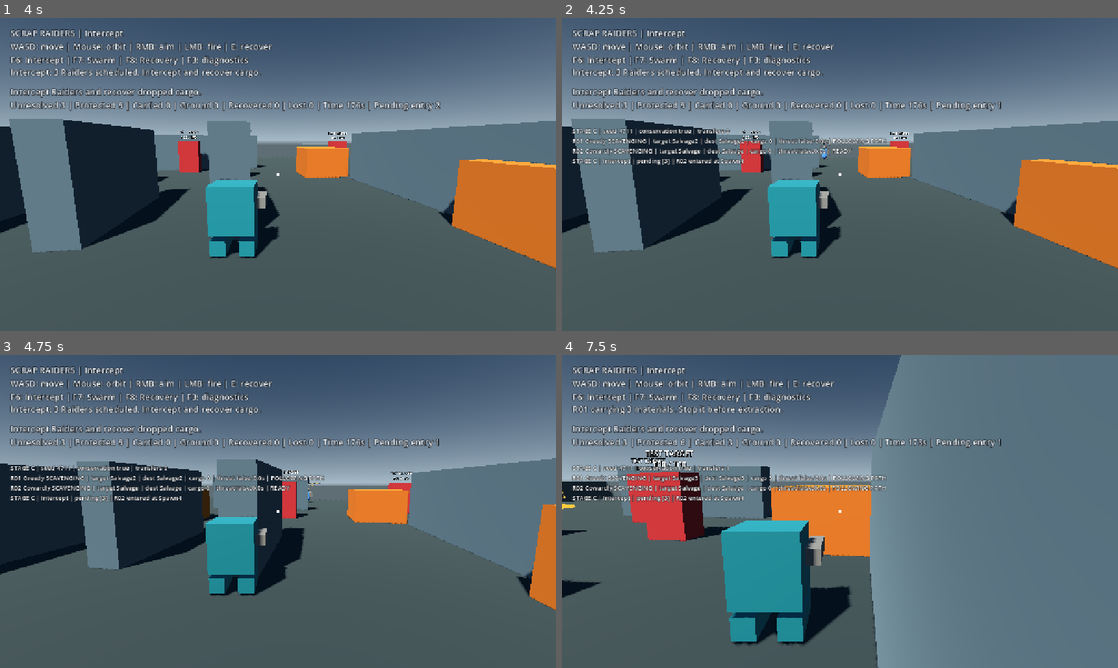
Above: before the commit, frames 1-4 (two rows, left to right).
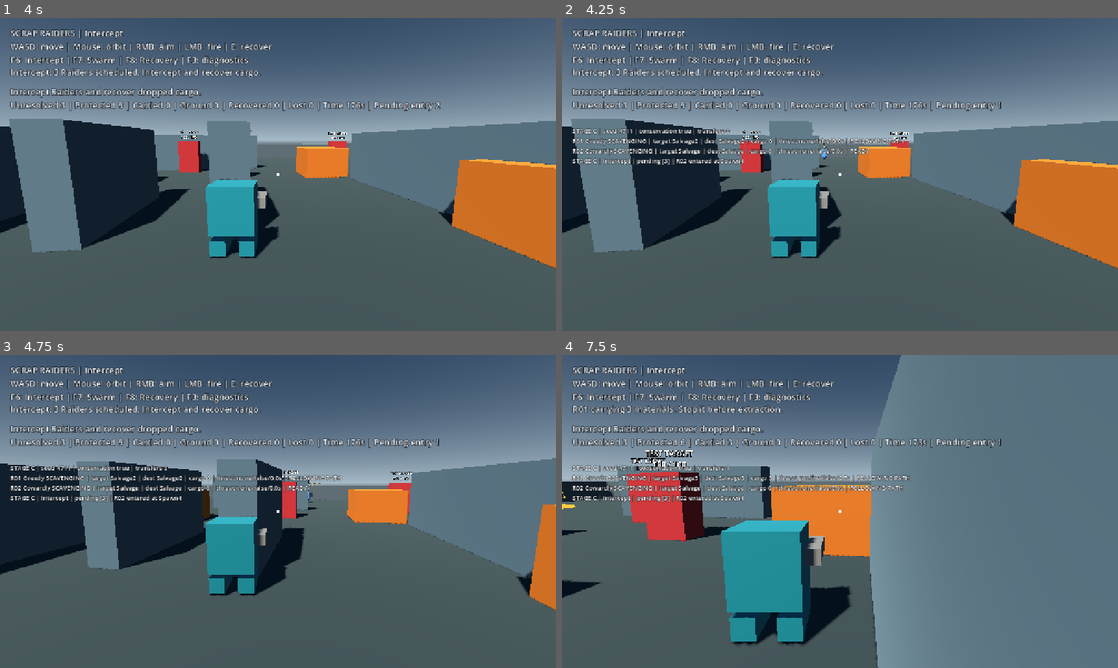
Above: after the commit, the same moments.

Repository: BadRobotXIII/scrap-raiders
Game: Godot game, scene res://scenes/levels/mission_arena.tscn
Two runs of this game, one before a commit and one after it. Both use one fixed random seed, a clock stepped at 60 frames per second and the inputs below.
Inputs (mouse positions are in pixels of both pictures, inside the frame that each line leads up to):
- Up to frame 1 (4 s): tap Enter at 0.5 s; move the mouse to (305, 174) at 0.52 s; press the mouse at (305, 174) at 0.53 s; hold W (move_forward) from 0.53 s (still down); tap E (recover) at 0.8, 1.35, 2.3, 3.6 s; move the mouse to (250, 174) at 1.27 s; release the mouse at (250, 174) at 1.28 s; click (250, 174) at 1.55 s; move the mouse to (289, 168) at 2.02 s; hold Right mouse button (aim) 2.03-2.78 s; tap R (restart) at 2.75, 3.5 s; move the mouse to (272, 180) at 2.77 s; click (272, 180) at 2.85 s; move the mouse to (316, 177) at 3.52 s
- Up to frame 2 (4.25 s): keep holding W (move_forward); tap F3 (debug_hud) at 4.15 s
- Up to frame 3 (4.75 s): keep holding W (move_forward); move the mouse to (233, 508) at 4.27 s; click (233, 508) at 4.35 s
- Up to frame 4 (7.5 s): tap R (restart) at 4.9, 5 s; move the mouse to (845, 511) at 5.02 s; tap E (recover) at 5.1, 6.8, 7.35 s; move the mouse to (817, 505) at 5.77 s; release W (move_forward) at 5.78 s; hold D (move_right) 5.78-6.53 s; right-click (817, 505) at 5.85 s; click (817, 505) at 6.05 s; move the mouse to (867, 511) at 6.52 s; press the mouse at (867, 511) at 6.53 s; hold W (move_forward) from 6.53 s (still down); move the mouse to (812, 511) at 7.27 s; release the mouse at (812, 511) at 7.28 s

Frame 1 is identical in both runs. In frame 2, 0.3% of the frame differs, in the area x 42-62%, y 38-44%; in frame 3, 0.4%; in frame 4, 0.5%, in the area x 42-63%, y 38-44%.

Commit message:
Implement Stage D gunfire awareness and Raider feedback

Diff:
--- a/resources/enemies/aggressive.tres
+++ b/resources/enemies/aggressive.tres
@@ -9,3 +9,4 @@
 cargo_target = 3
 route_risk_weight = 0.5
 investigates = true
+hearing_radius = 16.0
--- a/resources/enemies/cowardly.tres
+++ b/resources/enemies/cowardly.tres
@@ -8,3 +8,5 @@
 flee_distance = 12.0
 cargo_target = 3
 route_risk_weight = 6.0
+hearing_radius = 18.0
+flees_from_gunfire = true
--- a/scenes/raiders/raider.tscn
+++ b/scenes/raiders/raider.tscn
@@ -1,9 +1,10 @@
-[gd_scene load_steps=10 format=3]
+[gd_scene load_steps=11 format=3]
 
 [ext_resource type="Script" path="res://scripts/ai/raider.gd" id="1"]
 [ext_resource type="Script" path="res://scripts/components/health.gd" id="2"]
 [ext_resource type="Script" path="res://scripts/components/hit_reaction.gd" id="4"]
 [ext_resource type="Script" path="res://scripts/components/death_tumble.gd" id="5"]
+[ext_resource type="Script" path="res://scripts/presentation/raider_feedback.gd" id="6"]
 
 [sub_resource type="CapsuleShape3D" id="Shape"]
 radius = 0.35
@@ -73,3 +74,13 @@
 billboard = 1
 font_size = 40
 pixel_size = 0.005
+
+[node name="Alert" type="Label3D" parent="."]
+visible = false
+position = Vector3(0, 2.9, 0)
+billboard = 1
+font_size = 48
+pixel_size = 0.005
+
+[node name="RaiderFeedback" type="Node" parent="."]
+script = ExtResource("6")
--- a/scripts/ai/raider.gd
+++ b/scripts/ai/raider.gd
@@ -32,6 +32,7 @@
 var decision_remaining: float = 0.0
 var threat_visible: bool = false
 var threat_remaining: float = 0.0
+var threat_source: String = "none"
 var last_threat_position: Vector3
 var investigation_position: Vector3
 var _investigated_threat_position: Vector3 = Vector3.INF
@@ -101,6 +102,8 @@
 
 
 func decide() -> void:
+	if state in [State.DEAD, State.EXTRACTED]:
+		return
 	threat_visible = detects_robot()
 	if not dynamic_ai:
 		if state == State.SCAVENGING and (not is_instance_valid(salvage) or ledger.available(salvage.name) == 0):
@@ -116,8 +119,10 @@
 	if threat_visible:
 		threat_remaining = profile.threat_memory
 		last_threat_position = robot.global_position
+		threat_source = "sight"
 	elif threat_remaining <= 0.0:
 		_investigated_threat_position = Vector3.INF
+		threat_source = "none"
 	if state == State.STRANDED:
 		if _retry_remaining <= 0.0:
 			blocked_exits.clear()
@@ -133,10 +138,7 @@
 	elif state == State.FLEEING and threat_remaining <= 0 and carried_materials < profile.cargo_target:
 		transition(State.SELECTING)
 	elif threat_visible and profile.investigates and state == State.SCAVENGING and last_threat_position.distance_to(_investigated_threat_position) >= profile.investigation_rearm_distance:
-		var away := (global_position - last_threat_position).normalized()
-		# Arrival allows 0.8 m tolerance; stay clear of the close-threat threshold.
-		investigation_position = last_threat_position + away * (profile.flee_distance + 1.25)
-		transition(State.INVESTIGATING)
+		begin_investigation()
 	if state == State.SELECTING:
 		salvage = select_salvage.call(raider_id) if carried_materials < profile.cargo_target else null
 		if salvage != null:
@@ -147,6 +149,41 @@
 		transition(State.SELECTING)
 	elif state == State.FLEEING and is_instance_valid(extraction) and global_position.distance_to(extraction.global_position) < 0.8:
 		transition(State.EXTRACTING)
+
+
+func begin_investigation() -> void:
+	var target := Vector3(last_threat_position.x, global_position.y, last_threat_position.z)
+	var away := (global_position - target).normalized()
+	# Arrival allows 0.8 m tolerance; stay clear of the close-threat threshold.
+	investigation_position = target + away * (profile.flee_distance + 1.25)
+	transition(State.INVESTIGATING)
+
+
+func hear_gunfire(origin: Vector3) -> bool:
+	if not dynamic_ai or state in [State.DEAD, State.EXTRACTED] or is_queued_for_deletion() or not ledger.is_active(raider_id):
+		return false
+	if global_position.distance_to(origin) > profile.hearing_radius:
+		return false
+	var already_alerted := threat_remaining > 0.0
+	# Sound gives a last-known source, never continuous tracking through cover.
+	if threat_remaining <= 0.0 and not threat_visible:
+		_investigated_threat_position = Vector3.INF
+	if not threat_visible:
+		last_threat_position = Vector3(origin.x, global_position.y, origin.z)
+		threat_source = "gunfire"
+	threat_remaining = maxf(threat_remaining, profile.threat_memory)
+	# Damage/flight retain priority; repeated shots must not restart task clocks.
+	if state in [State.FLEEING, State.STRANDED]:
+		return true
+	if state == State.EXTRACTING and already_alerted:
+		return true
+	if profile.flees_from_gunfire or global_position.distance_to(origin) <= profile.flee_distance:
+		if _choose_exit():
+			transition(State.FLEEING)
+	elif profile.investigates and state in [State.SCAVENGING, State.SELECTING] and carried_materials < profile.cargo_target and last_threat_position.distance_to(_investigated_threat_position) >= profile.investigation_rearm_distance:
+		begin_investigation()
+	update_label()
+	return true
 
 
 func _physics_process(delta: float) -> void:
@@ -262,6 +299,7 @@
 		if dynamic_ai:
 			threat_remaining = profile.threat_memory + 2.0
 			last_threat_position = robot.global_position
+			threat_source = "damage"
 			if not _choose_exit():
 				return
 		transition(State.FLEEING)
--- a/scripts/ai/raider_profile.gd
+++ b/scripts/ai/raider_profile.gd
@@ -10,3 +10,5 @@
 @export var investigates: bool = false
 @export var threat_memory: float = 3.0
 @export_range(0.5, 20.0) var investigation_rearm_distance: float = 2.0
+@export_range(0.0, 40.0) var hearing_radius: float = 12.0
+@export var flees_from_gunfire: bool = false
--- a/scripts/gameplay/raider_arena.gd
+++ b/scripts/gameplay/raider_arena.gd
@@ -43,6 +43,7 @@
 	setup_extractions()
 	$NavigationRegion3D.bake_navigation_mesh(false)
 	$Overlay/Summary/Content/Restart.pressed.connect(restart_mission)
+	$Robot/Weapon.fired.connect(_on_weapon_fired)
 	deploy_raiders()
 	if mission.is_finished():
 		return
@@ -55,6 +56,14 @@
 
 func initial_ground_stock() -> Dictionary:
 	return {}
+
+
+func _on_weapon_fired(origin: Vector3, _endpoint: Vector3, _damaged_target: bool) -> void:
+	if mission.is_finished():
+		return
+	for actor in raiders.values():
+		if is_instance_valid(actor):
+			actor.hear_gunfire(origin)
 
 
 func setup_extractions() -> void:
@@ -331,6 +340,11 @@
 	for point in salvage_points:
 		if is_instance_valid(point):
 			point.get_node("Label3D").text = "%s\n%d materials" % [point.name, ledger.available(point.name)]
+			var available := ledger.available(point.name) > 0
+			point.get_node("Crate").visible = available
+			point.get_node("Label3D").modulate = Color(1, 0.85, 0.35) if available else Color(0.6, 0.65, 0.7)
+			if not available:
+				point.get_node("Label3D").text = "%s\nDEPLETED" % point.name
 	$Overlay/DebugStatus.visible = debug_visible
 	if debug_visible:
 		var lines := PackedStringArray(["STAGE B | seed %d | conservation %s | transfers %d" % [debug_seed, ledger.is_conserved(), ledger.accepted_transfers]])
@@ -339,7 +353,9 @@
 			if is_instance_valid(actor):
 				var target := str(actor.salvage.name) if is_instance_valid(actor.salvage) else "none"
 				var destination := target if actor.state == Raider.State.SCAVENGING else (str(actor.extraction.name) if is_instance_valid(actor.extraction) else "none")
-				lines.append("R%02d %s %s | target %s | dest %s | cargo %d | threat %s/%.1fs | %s" % [id, actor.profile.display_name, Raider.State.keys()[actor.state], target, destination, actor.carried_materials, actor.threat_visible, actor.threat_remaining, actor.navigation_status])
+				if actor.state == Raider.State.INVESTIGATING:
+					destination = str(actor.investigation_position)
+				lines.append("R%02d %s %s | target %s | dest %s | cargo %d | threat %s/%s/%.1fs | %s" % [id, actor.profile.display_name, Raider.State.keys()[actor.state], target, destination, actor.carried_materials, actor.threat_source, actor.threat_visible, actor.threat_remaining, actor.navigation_status])
 		$Overlay/DebugStatus.text = "\n".join(lines)
 
 
@@ -356,6 +372,7 @@
 	for actor in raiders.values():
 		if is_instance_valid(actor):
 			actor.set_physics_process(false)
+			actor.get_node("RaiderFeedback").stop()
 	Input.mouse_mode = Input.MOUSE_MODE_VISIBLE
 	var title := "MISSION SUCCESS" if mission.phase == MissionRules.Phase.SUCCEEDED else "MISSION FAILED"
 	$Overlay/Summary/Content/Report.text = "%s\n\n%s\n\nProtected: %d   Recovered: %d   Lost: %d\nUnrecovered ground: %d   Raider cargo: %d\nTotal: %d   Elapsed: %.1f seconds\n\nPress R or click Restart to deploy again." % [
--- /dev/null
+++ b/scripts/presentation/raider_feedback.gd
@@ -0,0 +1,35 @@
+extends Node
+## Reads simulation state only. Never modifies movement, tasks, or material records.
+
+@onready var actor: Raider = get_parent()
+@onready var alert: Label3D = $"../Alert"
+var cargo_material := StandardMaterial3D.new()
+
+
+func _ready() -> void:
+	cargo_material.emission_enabled = true
+	actor.get_node("Visuals/Backpack").material_override = cargo_material
+	refresh()
+
+
+func _process(_delta: float) -> void:
+	refresh()
+
+
+func stop() -> void:
+	set_process(false)
+	alert.hide()
+
+
+func refresh() -> void:
+	var loaded := actor.carried_materials > 0
+	cargo_material.albedo_color = Color(1, 0.75, 0.15) if loaded else Color(0.22, 0.25, 0.3)
+	cargo_material.emission = Color(0.25, 0.12, 0.01) if loaded else Color.BLACK
+	alert.visible = actor.dynamic_ai and actor.ledger.is_active(actor.raider_id) and actor.threat_remaining > 0
+	if not alert.visible:
+		return
+	var investigating := actor.state == Raider.State.INVESTIGATING
+	alert.text = "?" if investigating else "!"
+	if actor.threat_source == "gunfire":
+		alert.text += " GUNFIRE"
+	alert.modulate = Color(1, 0.8, 0.3) if investigating else Color(1, 0.45, 0.25)
--- /dev/null
+++ b/tests/awareness_test.gd
@@ -0,0 +1,129 @@
+extends SceneTree
+
+var failures: int = 0
+
+
+func _initialize() -> void:
+	call_deferred("run")
+
+
+func check(condition: bool, description: String) -> void:
+	if condition:
+		print("PASS: ", description)
+	else:
+		failures += 1
+		push_error(description)
+
+
+func frames(count: int) -> void:
+	for index in range(count):
+		await physics_frame
+		await process_frame
+
+
+func run() -> void:
+	var arena := load("res://scenes/levels/test_arena.tscn").instantiate() as Node3D
+	root.add_child(arena)
+	current_scene = arena
+	arena.robot.input_adapter.set_physics_process(false)
+	arena.robot.input_adapter.set_process_input(false)
+	arena.robot.set_physics_process(false)
+	for actor in arena.raiders.values():
+		actor.set_physics_process(false)
+	await frames(8)
+	var greedy := arena.raiders[1] as Raider
+	var coward := arena.raiders[2] as Raider
+	var aggressive := arena.raiders[3] as Raider
+	arena.robot.position = Vector3.ZERO
+	greedy.position = Vector3(-2, 0.1, -8)
+	coward.position = Vector3(3, 0.1, -14)
+	aggressive.position = Vector3(-3, 0.1, -14)
+	for actor in [greedy, coward, aggressive]:
+		actor.transition(Raider.State.SCAVENGING)
+	await frames(3)
+	var weapon := arena.robot.get_node("Weapon") as HitscanWeapon
+	weapon.camera.look_at(weapon.camera.global_position + Vector3.UP, Vector3.FORWARD)
+	var shots := [0]
+	weapon.fired.connect(func(_origin: Vector3, _endpoint: Vector3, _damaged: bool) -> void: shots[0] += 1)
+	check(not aggressive.detects_robot() and not coward.detects_robot(), "Sound scenario starts outside visual perception")
+	check(weapon.try_fire(), "A real missed shot emits the existing weapon event")
+	check(aggressive.state == Raider.State.INVESTIGATING and aggressive.threat_source == "gunfire", "Aggressive investigates an audible shot without seeing the robot")
+	check(coward.state == Raider.State.FLEEING and greedy.state == Raider.State.SCAVENGING, "Cowardly flees while Greedy tolerates a distant audible shot")
+	check(not aggressive.threat_visible and aggressive.threat_remaining > 0, "Hearing records memory without granting visual detection")
+	coward.transition(Raider.State.EXTRACTING)
+	coward.task_elapsed = 1.0
+	coward.hear_gunfire(weapon.muzzle.global_position)
+	check(coward.state == Raider.State.EXTRACTING and coward.task_elapsed == 1.0, "Repeated gunfire does not loop retreat and reset extraction progress")
+	coward.transition(Raider.State.FLEEING)
+	var known := aggressive.last_threat_position
+	var goal := aggressive.investigation_position
+	var memory := aggressive.threat_remaining
+	check(not weapon.try_fire() and shots[0] == 1 and aggressive.threat_remaining == memory, "Cooldown-rejected trigger emits no extra awareness event")
+	arena.robot.position = Vector3(14, 0, 14)
+	await frames(3)
+	aggressive.decide()
+	check(aggressive.last_threat_position == known and aggressive.investigation_position == goal, "Unseen robot movement does not update the heard location")
+	coward.threat_remaining = 0
+	coward.decide()
+	check(coward.state == Raider.State.SCAVENGING, "Empty Cowardly resumes scavenging after gunfire memory expires")
+	# Complete the current investigation, then repeat sound from the same source.
+	aggressive.investigation_position = aggressive.global_position
+	aggressive.task_elapsed = 1.99
+	aggressive._physics_process(0.02)
+	aggressive.decide()
+	check(aggressive.state == Raider.State.SCAVENGING, "Completed sound investigation resumes salvage objectives")
+	check(aggressive.hear_gunfire(known) and aggressive.state == Raider.State.SCAVENGING, "Repeated stationary gunfire does not loop the completed investigation")
+	check(aggressive.hear_gunfire(known + Vector3(2.5, 0, 0)) and aggressive.state == Raider.State.INVESTIGATING, "A meaningfully moved sound source can trigger a new investigation")
+	var heard_position := aggressive.last_threat_position
+	check(not aggressive.hear_gunfire(Vector3(100, 0, 100)) and aggressive.last_threat_position == heard_position, "Distant shots cannot change threat memory or objectives")
+	aggressive.health.apply_damage(25)
+	var damage_memory := aggressive.threat_remaining
+	aggressive.task_elapsed = 0.5
+	aggressive.hear_gunfire(heard_position)
+	check(aggressive.state == Raider.State.FLEEING and aggressive.task_elapsed == 0.5 and aggressive.threat_remaining >= damage_memory, "Gunfire cannot override damage retreat or reset its task clock")
+	# Sound through solid cover uses the source location, not the shot endpoint.
+	arena.robot.position = Vector3(-9, 0.1, -5)
+	aggressive.position = Vector3(-5, 0.1, -5)
+	aggressive.transition(Raider.State.SCAVENGING)
+	aggressive.threat_remaining = 0
+	aggressive.threat_visible = false
+	await frames(3)
+	check(not aggressive.detects_robot(), "Solid obstacle blocks sight in hearing-through-cover scenario")
+	check(aggressive.hear_gunfire(arena.robot.global_position) and aggressive.state == Raider.State.INVESTIGATING, "Nearby gunfire is audible through cover under the simple radius rule")
+	await frames(2)
+	check(aggressive.get_node("Alert").visible and aggressive.get_node("Alert").text == "? GUNFIRE", "World alert communicates investigation and its audible cause")
+	var task := aggressive.task_elapsed
+	aggressive.get_node("RaiderFeedback").refresh()
+	check(aggressive.task_elapsed == task and arena.ledger.is_conserved(), "Presentation cannot advance task progress or material totals")
+	aggressive.threat_remaining = 0
+	aggressive.get_node("RaiderFeedback").refresh()
+	check(not aggressive.get_node("Alert").visible, "Alert clears when threat memory expires")
+	arena.ledger.collect(1, &"Salvage", 3)
+	arena.refresh_hud()
+	greedy.get_node("RaiderFeedback").refresh()
+	var pack := greedy.get_node("Visuals/Backpack") as MeshInstance3D
+	check(pack.material_override.emission != Color.BLACK, "Loaded cargo pack receives a visible emission cue")
+	check(not arena.get_node("Salvage/Crate").visible and arena.get_node("Salvage/Label3D").text.contains("DEPLETED"), "Depleted salvage loses its crate and clearly labels empty stock")
+	greedy.health.apply_damage(100)
+	var dead_memory := greedy.threat_remaining
+	check(not greedy.hear_gunfire(greedy.global_position) and greedy.threat_remaining == dead_memory, "Dead Raider rejects auditory events")
+	arena.mission.evaluate(arena.ledger, true)
+	arena.finish_mission()
+	await frames(2)
+	check(not coward.get_node("Alert").visible and not coward.get_node("RaiderFeedback").is_processing(), "Terminal deployment clears and stops alert presentation")
+	var terminal_memory := coward.threat_remaining
+	arena._on_weapon_fired(coward.global_position, Vector3.ZERO, false)
+	check(coward.threat_remaining == terminal_memory and arena.ledger.is_conserved(), "Terminal mission ignores late weapon events with conserved accounting")
+	arena.queue_free()
+	await frames(3)
+	# Legacy one-Raider behavior retains its existing perception and reaction rules.
+	arena = load("res://scenes/levels/single_raider_arena.tscn").instantiate() as Node3D
+	root.add_child(arena)
+	current_scene = arena
+	var legacy := arena.raiders[1] as Raider
+	legacy.set_physics_process(false)
+	check(not legacy.hear_gunfire(legacy.global_position) and legacy.state == Raider.State.SCAVENGING, "Single-Raider regression mode preserves original behavior")
+	arena.queue_free()
+	await frames(3)
+	print("Stage D checks complete; failures: ", failures)
+	quit(0 if failures == 0 else 1)
Not shown, added: scripts/presentation/raider_feedback.gd.uid
Not shown, added: tests/awareness_test.gd.uid
